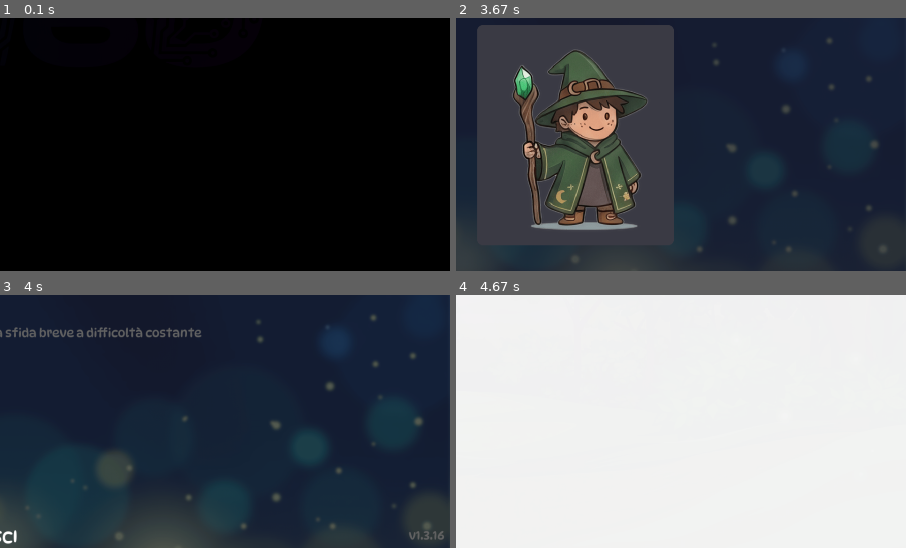
Above: before the commit, frames 1-4 (two rows, left to right).
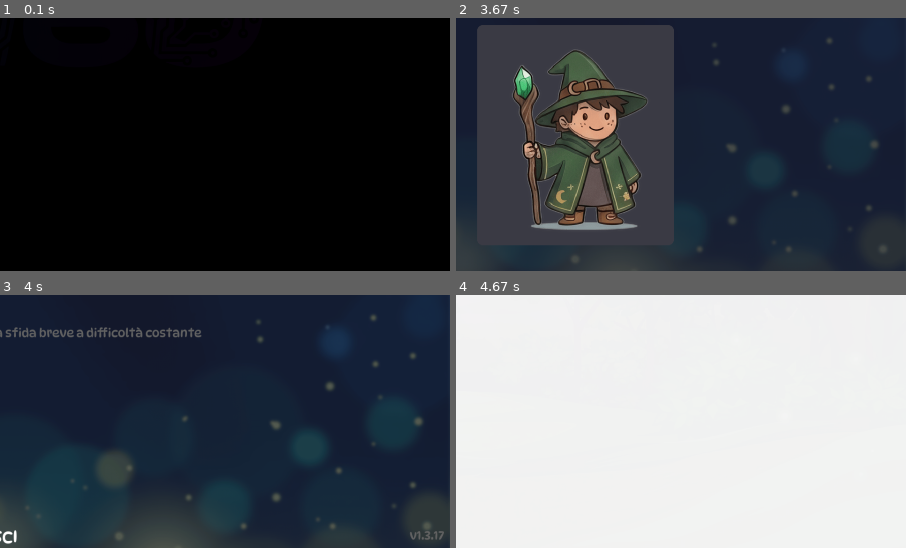
Above: after the commit, the same moments.

Repository: thefactor82/math-wizard
Game: pygame game, started from math-wizard.py
Two runs of this game, one before a commit and one after it. Both use one fixed random seed, a clock stepped at 60 frames per second and the inputs below.
Inputs (mouse positions are % of the whole screen's width and height, from its top left):
- Up to frame 1 (0.1 s): no input
- Up to frame 2 (3.67 s): hold Right 0.33-0.8 s; move the mouse to (46, 55) at 0.37 s; hold Up 0.88-1.18 s; tap Enter at 1.22, 2.55 s; tap Space at 1.55 s; tap 1 at 1.88 s; type "an" at 2.22 s; type "n" at 2.42 s; hold Right 2.72-3.18 s
- Up to frame 3 (4 s): click (37, 73) at 3.83 s
- Up to frame 4 (4.67 s): tap Enter at 4.12, 4.45 s
The pictures show only the part of the screen within x 50-100%, y 50-100%; the shares and areas given below are measured in that part.

Frames 1-2 are identical in both runs. In frame 3, less than 0.1% of the frame differs, in the area x 90-99%, y 93-97%; in frame 4, nothing differs.

Commit message:
v1.3.17: random level music selection from level0-3.mp3, no consecutive repeats

Diff:
--- a/math-wizard.py
+++ b/math-wizard.py
@@ -405,10 +405,17 @@
         self .setup_profiles ()
         self .music_loaded =False
         self .music_files ={}
-        for name in ("background","level"):
+        for name in ("background",):
             mp3_path =resource_path (os .path .join ("music",name +".mp3"))
             if os .path .exists (mp3_path ):
                 self .music_files [name ]=mp3_path
+        self .level_tracks =[]
+        for i in range (4 ):
+            mp3_path =resource_path (os .path .join ("music",f"level{i}.mp3"))
+            if os .path .exists (mp3_path ):
+                self .level_tracks .append (mp3_path )
+        self .music_files ["level"]=""
+        self ._last_level_track_idx =-1
         if "background"in self .music_files :
             try :
                 pygame .mixer .music .load (self .music_files ["background"])
@@ -434,6 +441,19 @@
         threading .Thread (target =self .check_for_update ,daemon =True ).start ()
 
     def switch_music (self ,target ):
+        if target =="level":
+            if not self .level_tracks :
+                return
+            if len (self .level_tracks )==1 :
+                idx =0
+            else :
+                candidates =[i for i in range (len (self .level_tracks ))if i !=self ._last_level_track_idx ]
+                idx =random .choice (candidates )
+            self ._last_level_track_idx =idx
+            self .music_files ["level"]=self .level_tracks [idx]
+            self .music_crossfade_target ="level"
+            self .music_crossfade_start =pygame .time .get_ticks ()
+            return
         if target not in self .music_files or target ==self .current_music :
             return
         self .music_crossfade_target =target
@@ -733,7 +753,7 @@
         self .story_idx =0
         self .num_story_levels =sum (1 for e in self .story_entries if e .get ("tipo")=="livello")
 
-        self .version ="1.3.16"
+        self .version ="1.3.17"
 
         self .profiles =[]
         self .current_profile =""
Not shown, removed: music/2020-09-24_-_Simplicity_-_David_Fesliyan.mp3
Not shown, removed: music/Happy_Music-2018-09-18_-_Beautiful_Memories_-_David_Fesliyan.mp3
Not shown, removed: music/faespencer-high-voltage-spark-486895.mp3
Not shown, removed: music/freesound_community-simple-zaps-48138.mp3
Not shown, added: music/level0.mp3
Not shown, added: music/level1.mp3
Not shown, added: music/level2.mp3
Not shown, added: music/level3.mp3
